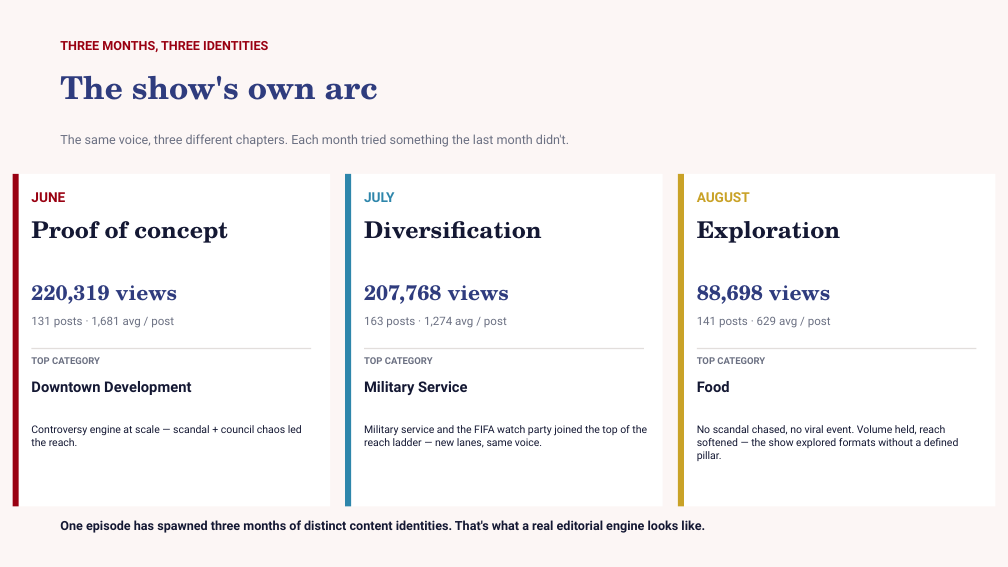
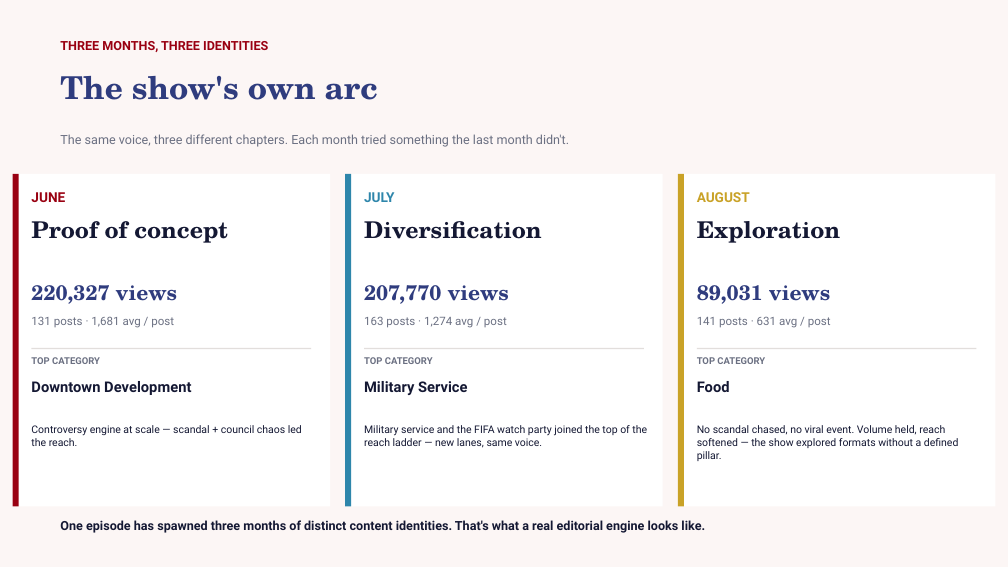
Before and after one commit to zvmmer/talking-downey-kpis, a slide deck: slide 3 of STATE_OF_THE_SHOW.pptx. Drawn at 1008x567 pixels with LibreOffice and Linux fonts; fonts in the diff are those of the drawing. Boxes give left, top, right and bottom in pixels: in the first picture for what was removed or moved away, otherwise in the second. Text is boxed around its words. In the diff, an @@ line names an element or a change of style, - is before the commit and + after.

```diff
--- a/STATE_OF_THE_SHOW.pptx
+++ b/STATE_OF_THE_SHOW.pptx
@@ text at <box>31,285,177,304</box>: text changed @@
-220,319 views
+220,327 views
@@ text at <box>364,285,509,304</box>: text changed @@
-207,768 views
+207,770 views
@@ text at <box>697,285,830,304</box>: text changed @@
-88,698 views
+89,031 views
@@ text at <box>697,316,831,328</box>: text changed @@
-141 posts · 629 avg / post
+141 posts · 631 avg / post
```
Also in this commit, not shown: 4 other slides changed, 5 other files.
